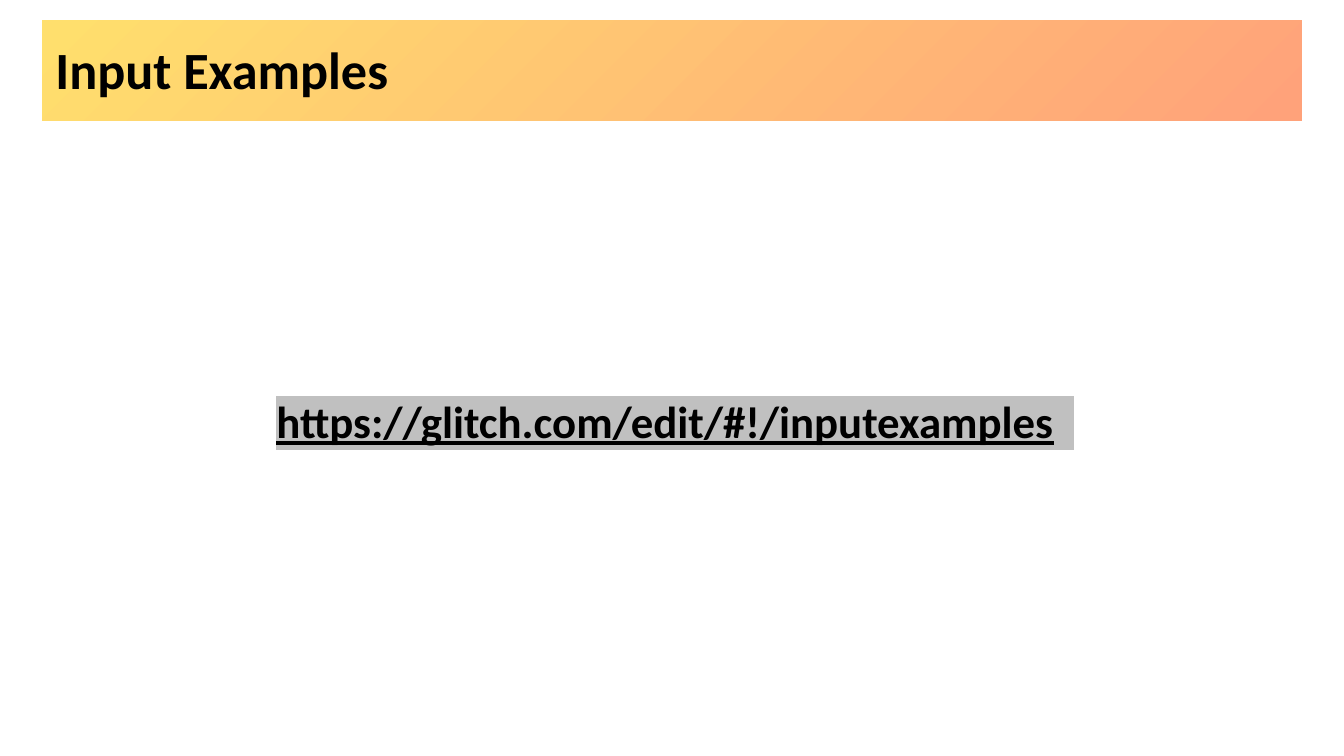
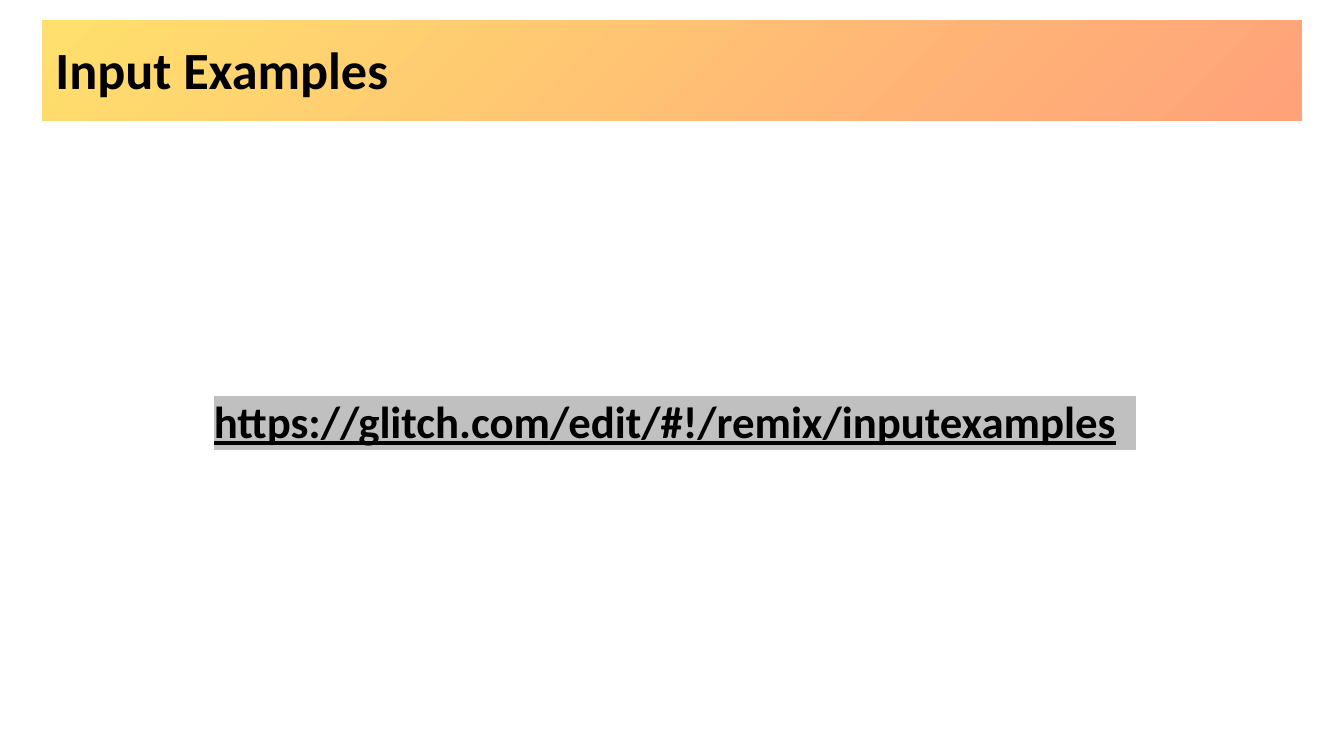
Before and after one commit to hytechclub/web-101, a slide deck: slide 14 of Week03/MoreHtmlElements.pptx. Drawn at 1344x756 pixels with LibreOffice and Linux fonts; fonts in the diff are those of the drawing; background and template pictures are left out. Boxes give left, top, right and bottom in pixels: in the first picture for what was removed or moved away, otherwise in the second. Text is boxed around its words. In the diff, an @@ line names an element or a change of style, - is before the commit and + after.

```diff
--- a/Week03/MoreHtmlElements.pptx
+++ b/Week03/MoreHtmlElements.pptx
@@ text at <box>214,406,1116,446</box>: text changed @@
-https://glitch.com/edit/#!/inputexamples
+https://glitch.com/edit/#!/remix/inputexamples
```
Also in this commit, not shown: 2 other slides changed, 23 other files.
